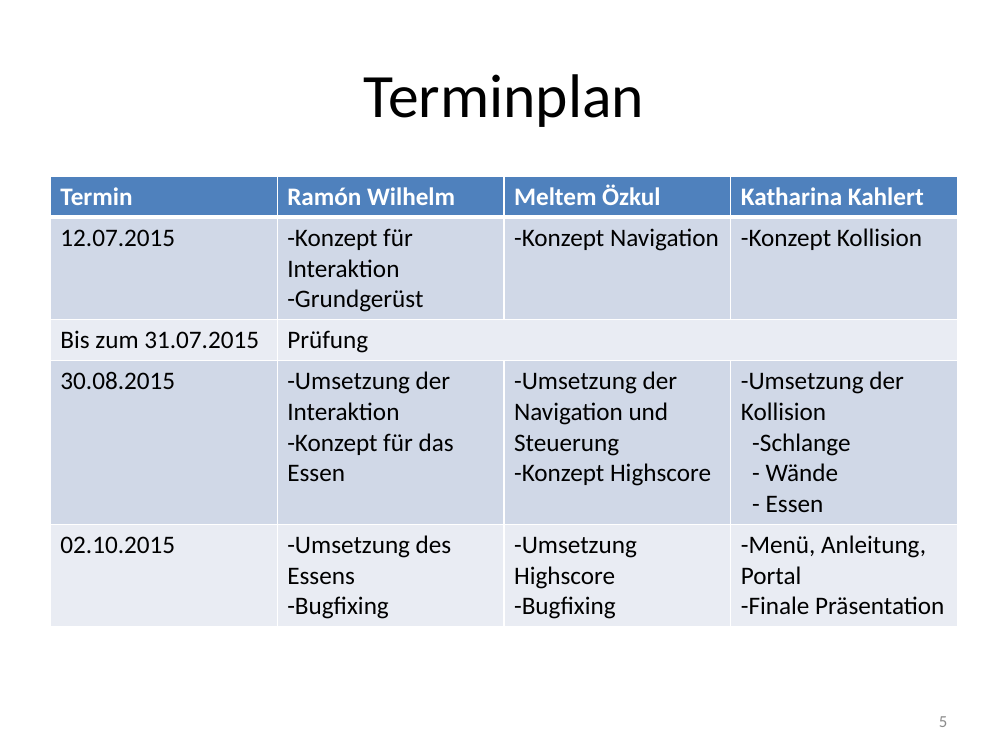
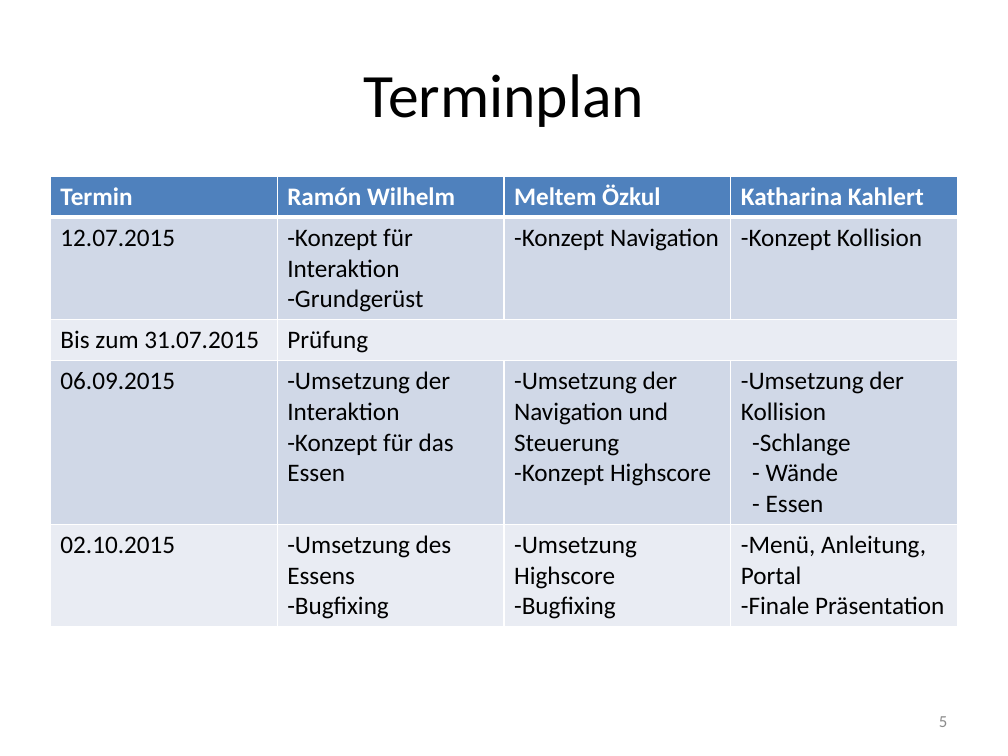
Before and after one commit to RamoramaInteractive/GDV-Projekt, a slide deck: slide 5 of Planungspraesentation-Mitte Juni/Planungspräsentation V. 1.pptx. Drawn at 1008x756 pixels with LibreOffice and Linux fonts; fonts in the diff are those of the drawing. Boxes give left, top, right and bottom in pixels: in the first picture for what was removed or moved away, otherwise in the second. Text is boxed around its words. In the diff, an @@ line names an element or a change of style, - is before the commit and + after.

```diff
--- a/Planungspraesentation-Mitte Juni/Planungspräsentation V. 1.pptx
+++ b/Planungspraesentation-Mitte Juni/Planungspräsentation V. 1.pptx
@@ table at <box>50,176,958,623</box> @@
-row 4, column 1: 30.08.2015
+row 4, column 1: 06.09.2015
```
Also in this commit, not shown: 3 slides added.
